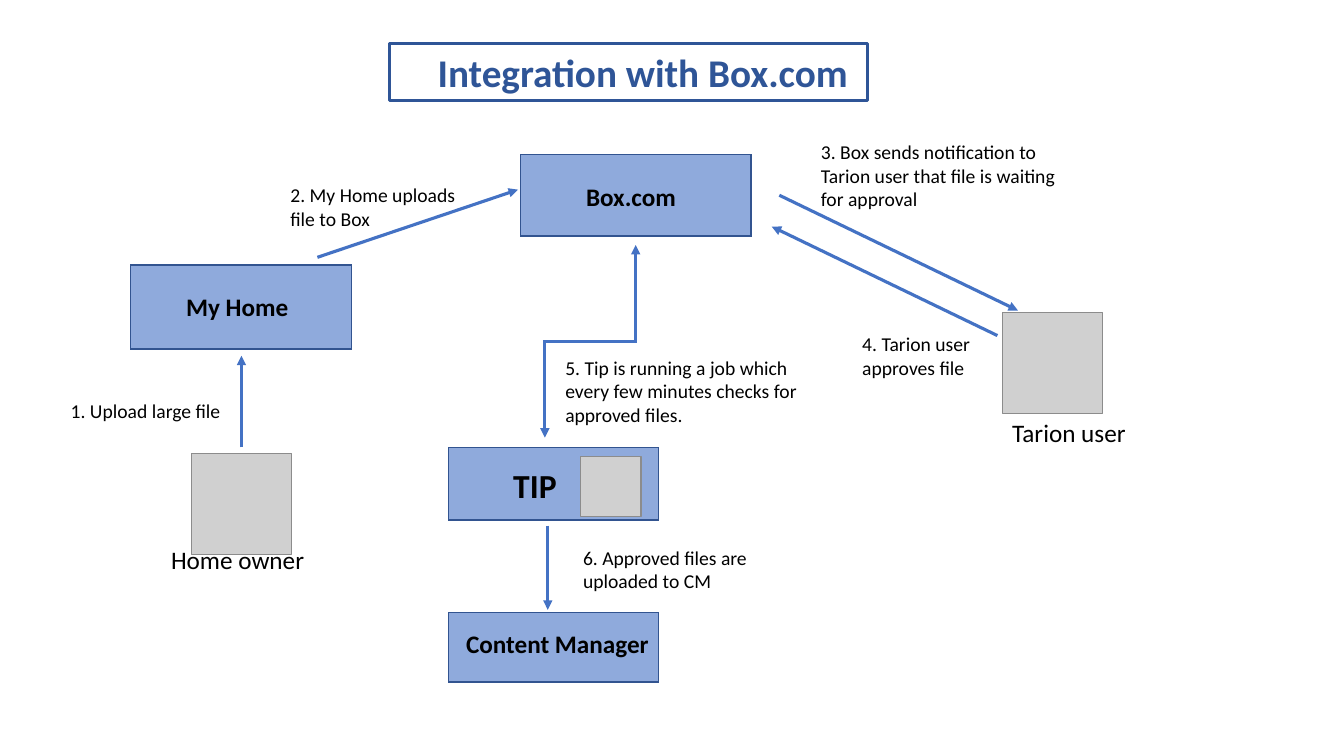
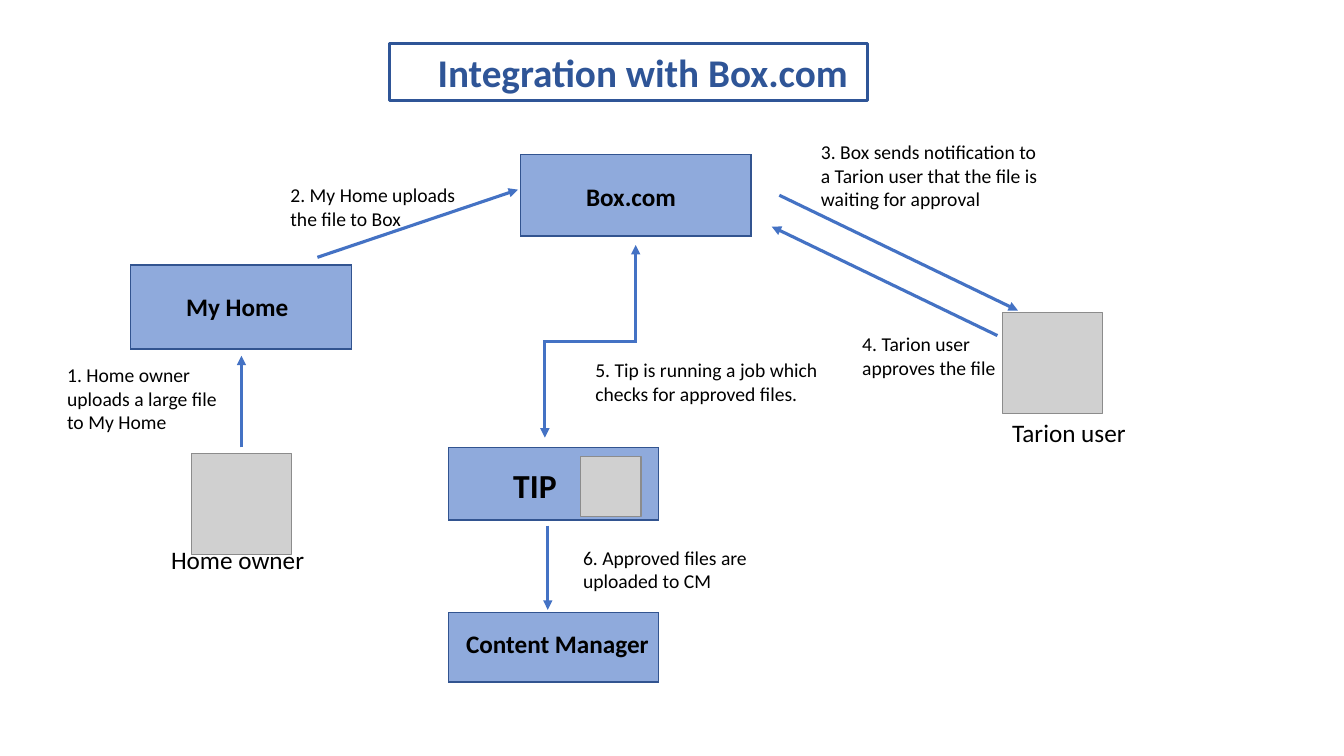
Before and after one commit to alanhummel/ISTeamUpdate, a slide deck: slide 18 of IS Team Updates - November 22.pptx. Drawn at 1344x756 pixels with LibreOffice and Linux fonts; fonts in the diff are those of the drawing; grey boxes stand for pictures. Boxes give left, top, right and bottom in pixels: in the first picture for what was removed or moved away, otherwise in the second. Text is boxed around its words. In the diff, an @@ line names an element or a change of style, - is before the commit and + after.

```diff
--- a/IS Team Updates - November 22.pptx
+++ b/IS Team Updates - November 22.pptx
@@ text at (x1=821, y1=169, x2=1037, y2=210): text changed @@
-Tarion user that file is waiting for approval
+a Tarion user that the file is waiting for approval
@@ text at (x1=290, y1=212, x2=401, y2=231): text changed @@
-file to Box
+the file to Box
@@ text at (x1=67, y1=369, x2=217, y2=432): text changed @@
-1. Upload large file
+1. Home owner uploads a large file to My Home
@@ text at (x1=595, y1=363, x2=817, y2=404): text changed @@
-5. Tip is running a job which every few minutes checks for approved files.
+5. Tip is running a job which checks for approved files.
@@ text at (x1=862, y1=361, x2=996, y2=378): text changed @@
-approves file
+approves the file
```
Also in this commit, not shown: 1 other slide changed.
